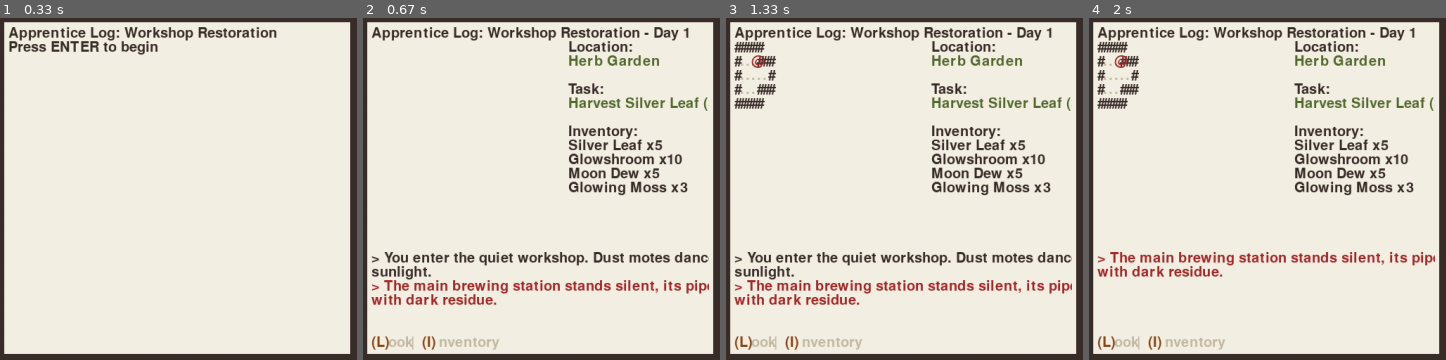
Above: before the commit, frames 1-4 (left to right).
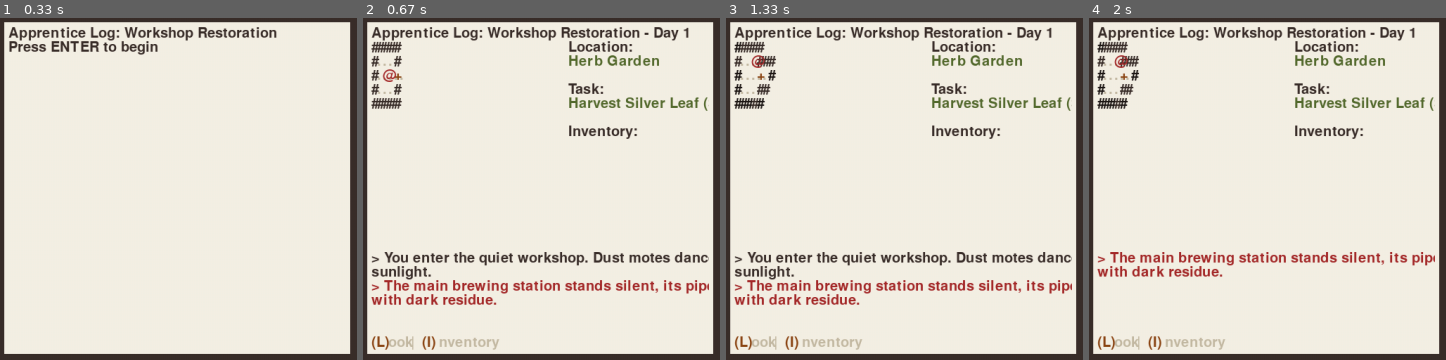
Above: after the commit, the same moments.

Repository: chenxing-dev/pygame-potion-crafter
Game: pygame game, started from src/main.py
The game is run twice, just before and just after one commit, with the same random seed, the same clock (stepped at 60 frames per second) and the same inputs.
Inputs:
- Up to frame 1 (0.33 s): no input
- Up to frame 2 (0.67 s): tap Enter at 0.33 s
- Up to frame 3 (1.33 s): hold Right 0.67-1.13 s; hold Up from 1.17 s (still down)
- Up to frame 4 (2 s): release Up at 1.47 s; hold Right 1.5-1.97 s; tap Page Down at 1.65 s

Frame 1 is identical in both runs. In frame 2, 3.1% of the frame differs, in the area x 2-92%, y 7-52%; in frame 3, 2.4%; in frame 4, 2.4%.

Commit message:
auto-closing door

Diff:
--- a/src/data/object_manager.py
+++ b/src/data/object_manager.py
@@ -1,26 +1,26 @@
 from typing import TYPE_CHECKING, Dict, Optional
 
 if TYPE_CHECKING:
-    from entities import PhysicalObject, Item, Tool
+    from entities import PhysicalObject
 
 
 class ObjectManager:
     """物品注册表"""
 
     def __init__(self):
-        self.objects: Dict[str, 'PhysicalObject | Item | Tool'] = {}
+        self.objects: Dict[str, 'PhysicalObject'] = {}
 
-    def add_object(self, obj: 'PhysicalObject | Item | Tool'):
+    def add_object(self, obj: 'PhysicalObject'):
         """注册物品"""
         if obj.id in self.objects:
             raise ValueError(f"Object with id {obj.id} is already registered.")
         self.objects[obj.id] = obj
 
-    def get_object(self, object_id: str) -> Optional['PhysicalObject | Item | Tool']:
+    def get_object(self, object_id: str) -> Optional['PhysicalObject']:
         """获取物品"""
         return self.objects.get(object_id)
 
-    def get_all_objects(self) -> Dict[str, 'PhysicalObject | Item | Tool']:
+    def get_all_objects(self) -> Dict[str, 'PhysicalObject']:
         """获取所有注册的物品"""
         return self.objects.copy()
 
--- a/src/entities/door.py
+++ b/src/entities/door.py
@@ -9,4 +9,5 @@
         self.name = name
         self.color = color
         self.char = char
-        self.open_char = '/'
+        self.close_char = self.char
+        self.open_char = ' '
--- a/src/entities/mobile.py
+++ b/src/entities/mobile.py
@@ -25,9 +25,11 @@
             return
         new_x = self.x + dx
         new_y = self.y + dy
+
         if game.world.is_within_bounds(new_x, new_y):
-            self.x = new_x
-            self.y = new_y
+            # Move player and sync reference position
+            self.x, self.y = new_x, new_y
+            self.reference.x, self.reference.y = new_x, new_y
         else:
             print("移动超出边界")
 
--- a/src/entities/player.py
+++ b/src/entities/player.py
@@ -1,9 +1,9 @@
-from typing import List, TYPE_CHECKING
+from typing import List, TYPE_CHECKING, cast
 import config.colors as COLOR
 from config.symbols import PLAYER, PLAYER_NAME
+from entities.game_object import ObjectType
 from entities.mobile import Mobile
 from entities.npc import NPC
-from entities.door import Door
 from entities.item import Item
 from entities.reference import Reference
 
@@ -52,31 +52,35 @@
         target = None
         for ref in game.world.references:
             if ref.x == new_x and ref.y == new_y:
-                target = ref
-                break
+                # Ignore floor and wall references
+                if ref.object_data.interactable:
+                    target = ref
+                    break
 
         if target:
+            print(f"Interacting with entity {target.id} at ({new_x}, {new_y})")
             if target.object_data.blocks:
-                if isinstance(target, Door):
+                print(f"Entity {target.id} blocks movement.")
+                if target.object_data.object_type == ObjectType.DOOR:
+                    print("Door interaction")
                     # Handle door interaction
                     message = target.activate(game)
-                    self.x, self.y = new_x, new_y
+                    super().move(dx, dy, game)
                     return {"moved": True, "message": message}
-                if isinstance(target, NPC):
+                if target.object_data.object_type == ObjectType.NPC:
                     return {"moved": False, "message": self.greet(target)}
             else:
-                if isinstance(target, Item):
-                    # Move player and sync reference position
-                    self.x, self.y = new_x, new_y
-                    self.reference.x, self.reference.y = new_x, new_y
-                    return {"moved": True, "message": self.pick_up(target, game.world.references)}
+                print(f"Entity {target.id} does not block movement.")
+                if target.object_data.object_type == ObjectType.ITEM:
+                    super().move(dx, dy, game)
+                    return {"moved": True, "message": self.pick_up(cast(Reference[Item], target), game.world.references)}
                 print(f"Moving onto non-blocking entity at ({new_x}, {new_y})")
-                self.x, self.y = new_x, new_y
-                self.reference.x, self.reference.y = new_x, new_y
+                super().move(dx, dy, game)
+                game.world.reset_door()
 
         # No target entity, just move
-        self.x, self.y = new_x, new_y
-        self.reference.x, self.reference.y = new_x, new_y
+        super().move(dx, dy, game)
+        game.world.reset_door()
         return {"moved": True}
 
     def pick_up(self, item_ref: 'Reference[Item]', references: List['Reference']):
--- a/src/entities/reference.py
+++ b/src/entities/reference.py
@@ -1,5 +1,5 @@
 from dataclasses import dataclass
-from typing import TYPE_CHECKING, Union, TypeVar, Generic
+from typing import TYPE_CHECKING, Optional, Union, TypeVar, Generic
 from entities.activator import Activator
 from entities.door import Door
 
@@ -30,13 +30,18 @@
         # Door specific attributes
         self.locked = False  # 默认门是未锁的
         self.key_id = None  # 默认没有钥匙ID
+        self.destination_map: Optional[str] = None
+        self.destination_pos: Optional[tuple] = None
 
     def __str__(self):
         return self.id
 
     def activate(self, game: 'Game', action_name: str | None = None) -> Union[str, None]:
-        """Open the door"""
+        """激活该引用的对象，执行其动作"""
+        if self.object_data.interactable is False:
+            return
         if isinstance(self.object_data, Door):
+            print("activate door")
             if self.locked:
                 return f"The {self.object_data.name} is locked."
             if not self.object_data.blocks:
@@ -50,4 +55,3 @@
                 if not action_name:
                     action_name = actions[0]  # 默认执行第一个动作
                 return self.object_data.actions[action_name](game)
-        return
--- a/src/game.py
+++ b/src/game.py
@@ -24,7 +24,7 @@
 from config import COLOR, WALL, FLOOR
 from data.object_manager import object_manager
 from crafting import RecipeManager
-from entities import Door, MobilePlayer, NPC, Player, Reference, Item, Tool
+from entities import Door, MobilePlayer, NPC, Player, Reference
 from ui import MessageLog, InteractionSystem
 from world import GameMap, MAP_DATA
 
@@ -80,25 +80,27 @@
         self.interaction_system: Optional[InteractionSystem] = None
 
         # Sample map
-        self.map_data = MAP_DATA.strip().splitlines()
+        self.map_data = str(MAP_DATA.strip()).splitlines()
 
     def initialize_game(self):
         """初始化所有游戏组件"""
-        # 1. Initialize the game map first
+        # 1. 添加对象到游戏中 first
+        self.add_objects_to_game()
+
+        # 2. Initialize the game map
         self.world = GameMap(self.map_data)
 
         # 2. Initialize the player at the starting position found in the map
         self.create_player(*self.world.player_start)
+        if self.player and self.world:
+            self.world.compute_fov(self.player.x, self.player.y)
 
         # 3. 初始化其他系统
         self.recipe_manager = RecipeManager()
         self.interaction_system = InteractionSystem(self)
         self.world_state["tasks"] = ["Harvest Silver Leaf (3/5)"]  # TODO: 临时任务
 
-        # 4. 添加对象到游戏中
-        self.add_objects_to_game()
-
-        # Add starting messages
+        # 4. Add starting messages
         self.add_message(
             "> You enter the quiet workshop. Dust motes dance in the sunlight."
         )
@@ -138,22 +140,8 @@
         """向游戏添加对象"""
         self.object_manager.add_object(
             Door(door_id="door", name="Door"))
-
-        # 注册物品
-        self.object_manager.add_object(
-            Item("silver_leaf", "Silver Leaf", "%", COLOR.DARK_GREEN))
-        self.object_manager.add_object(
-            Item("lemon_fruit", "Lemon Fruit", "%", COLOR.DARK_GREEN))
-        self.object_manager.add_object(
-            Item("glowshroom", "Glowshroom", "%", COLOR.DARK_GREEN))
-        self.object_manager.add_object(
-            Item("moon_dew", "Moon Dew", "%", COLOR.DARK_GREEN))
-        self.object_manager.add_object(
-            Item("glowing_moss", "Glowing Moss", "%", COLOR.DARK_GREEN))
-        self.object_manager.add_object(
-            Item("cleaning_gloop", "Cleaning Gloop", "!", COLOR.DARK_GREEN))
-        self.object_manager.add_object(
-            Tool("pruning_shears", "Pruning Shears", "(", COLOR.INK))
+        print(
+            f"Objects in manager: {list(self.object_manager.objects.keys())}")
 
     def change_state(self, new_state):
         """Change the current game state"""
--- a/src/world/game_map.py
+++ b/src/world/game_map.py
@@ -1,11 +1,14 @@
-from typing import List, Tuple, TYPE_CHECKING, Union
+from typing import List, Tuple, TYPE_CHECKING, Union, cast
 import numpy as np
 import pygame
 from config import COLOR, WALL, FLOOR, PLAYER, MAP_WIDTH, MAP_HEIGHT
+from data.object_manager import object_manager
+from entities.game_object import ObjectType
 from entities.reference import Reference
 from entities.activator import Activator
 from entities.static import Static
 from entities.item import Item
+from entities.door import Door
 
 if TYPE_CHECKING:
     from entities.physical_object import PhysicalObject
@@ -16,12 +19,11 @@
 class GameMap:
     def __init__(self, map_strings: List[str]):
         self.width, self.height = MAP_WIDTH, MAP_HEIGHT
-        self.tiles = np.full((self.width, self.height),
-                             fill_value=" ", dtype=str)
         self.fov = np.zeros((self.width, self.height), dtype=bool)
         self.explored = np.zeros((self.width, self.height), dtype=bool)
 
-        self.references: List[Reference] = []  # Store references here
+        # Store references here
+        self.references: List[Reference['PhysicalObject']] = []
         self.player_start = (3, 3)  # default starting position
 
         # Load the map from the provided strings
@@ -43,18 +45,13 @@
                     wall = Static("wall", WALL, COLOR.INK, blocks=True)
                     floor = Static(
                         "floor", FLOOR, COLOR.LIGHT_TAUPE, blocks=False)
-                    if char == " ":
-                        self.tiles[x, y] = char
-                    elif char == WALL:
-                        self.tiles[x, y] = char
+                    if char == WALL:
                         self.create_reference(
                             object_data=wall, position=(x, y))
                     elif char == FLOOR:
-                        self.tiles[x, y] = char
                         self.create_reference(
                             object_data=floor, position=(x, y))
                     else:
-                        self.tiles[x, y] = FLOOR  # Entities on floor tiles
                         self.create_reference(
                             object_data=floor, position=(x, y))
 
@@ -62,12 +59,11 @@
                     if char == PLAYER:
                         # This is the player starting position
                         self.player_start = (x, y)
-                    elif char == 'B':  # 酿造台
-                        self.create_reference(
-                            object_data=Activator("brewing_station", "Brewing Station", "B", COLOR.DARK_RED), position=(x, y))
-                    elif char == 'H':  # 草药
-                        self.create_reference(
-                            object_data=Item("silver_leaf", "Herb", "%", COLOR.DARK_GREEN), position=(x, y))
+                    elif char == '+':
+                        door = object_manager.get_object("door")
+                        if isinstance(door, Door):
+                            self.create_reference(
+                                object_data=door, position=(x, y))
 
     def get_reference_at(self, x: int, y: int):
         """获取指定位置的参照物"""
@@ -81,8 +77,12 @@
         return 0 <= x < self.width and 0 <= y < self.height
 
     def is_blocked(self, x, y):
-        """Check if a tile is blocked (wall)"""
-        return self.tiles[x, y] == WALL
+        """Check if a tile is blocked"""
+        # Check tile blocking
+        tile = self.get_reference_at(x, y)
+        if tile and tile.object_data.blocks:
+            return True
+        return False
 
     def is_blocked_by_entity(self, x, y, entities):
         """Check if a position is blocked by an entity"""
@@ -91,7 +91,7 @@
                 return True
         return False
 
-    def compute_fov(self, player_x, player_y, radius=8):
+    def compute_fov(self, player_x, player_y, radius=3):
         # Reset FOV
         self.fov.fill(False)
 
@@ -222,49 +222,34 @@
 
         # Draw references (floor, walls, items, etc.)
         for ref in self.references:
+            char = getattr(ref.object_data, "char", None)
+            color = getattr(ref.object_data, "color", None)
+            if not char or not color:
+                continue
             if self.fov[ref.x, ref.y]:
                 text_surface = font.render(
-                    ref.object_data.char, True, ref.object_data.color)
+                    char, True, color)
                 map_bg.blit(
                     text_surface,
                     (ref.x * char_size[0], ref.y * char_size[1]),
                 )
             elif self.explored[ref.x, ref.y]:
-                # Dimmed color for explored but not in FOV
                 dimmed_color = (
-                    ref.object_data.color[0] // 2,
-                    ref.object_data.color[1] // 2,
-                    ref.object_data.color[2] // 2,
+                    color[0] // 2,
+                    color[1] // 2,
+                    color[2] // 2,
                 )
                 text_surface = font.render(
-                    ref.object_data.char, True, dimmed_color)
+                    char, True, dimmed_color)
                 map_bg.blit(
                     text_surface,
                     (ref.x * char_size[0], ref.y * char_size[1]),
                 )
 
-        # # Draw tiles
-        # for x in range(self.width):
-        #     for y in range(self.height):
-        #         # Get the character and color for this tile
-        #         char = self.tiles[x, y]
-        #         color = COLOR.LIGHT_TAUPE if char == FLOOR else COLOR.INK
-
-        #         # Render the tile character
-        #         text_surface = font.render(char, True, color)
-        #         map_bg.blit(
-        #             text_surface,
-        #             (x * char_size[0], y * char_size[1]),
-        #         )
-
-        # # Third: Draw player (always on top)
-        # player_text = font.render(PLAYER, True, player.object_data.color)
-        # map_bg.blit(
-        #     player_text,
-        #     (
-        #         player.x * char_size[0],
-        #         player.y * char_size[1],
-        #     ),
-        # )
-
         surface.blit(map_bg, (map_x, map_y))
+
+    def reset_door(self):
+        for ref in self.references:
+            if ref.object_data.object_type == ObjectType.DOOR:
+                ref.object_data = cast('Door', ref.object_data)
+                ref.object_data.char = ref.object_data.close_char
